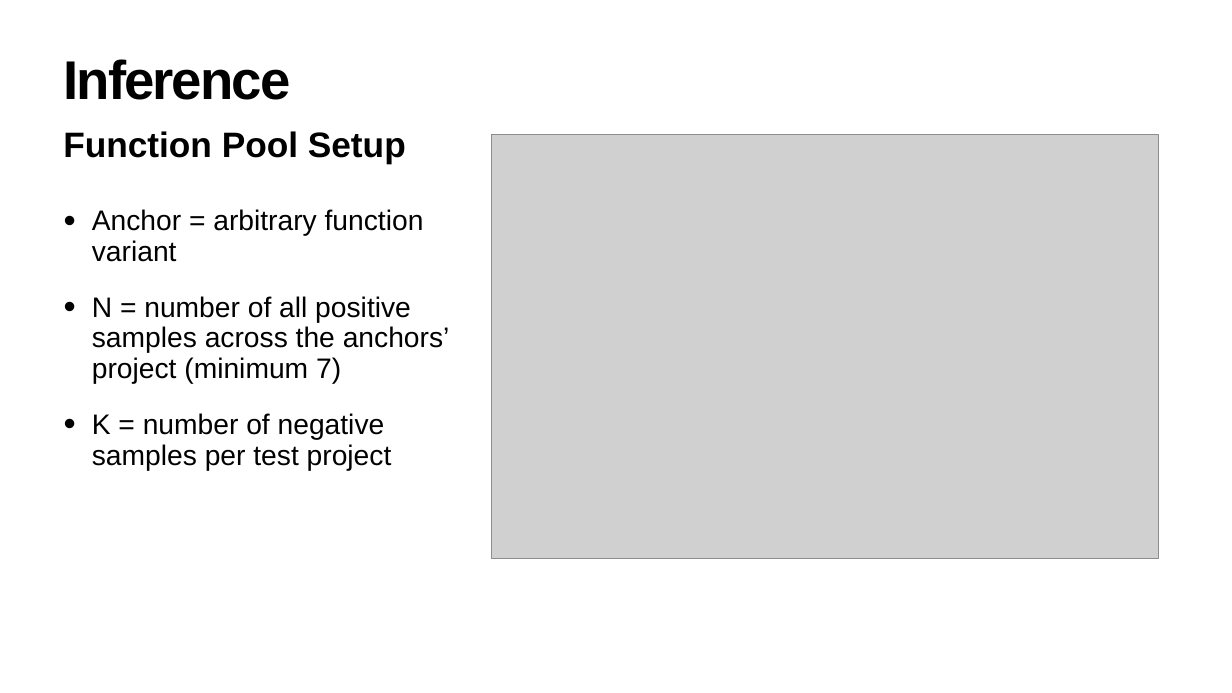
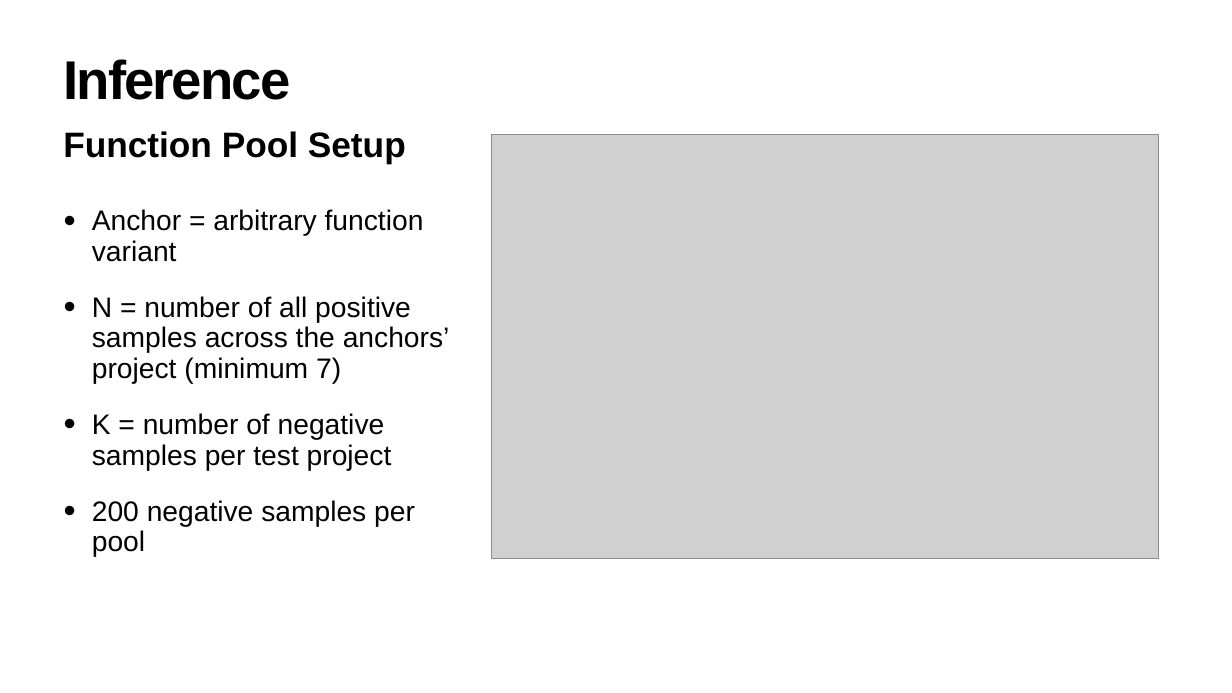
Before and after one commit to julig3ccd/BinAI, a slide deck: slide 9 of presentation/final_presentation.pptx. Drawn at 1232x693 pixels with LibreOffice and Linux fonts; fonts in the diff are those of the drawing; grey boxes stand for pictures. Boxes give left, top, right and bottom in pixels: in the first picture for what was removed or moved away, otherwise in the second. Text is boxed around its words. In the diff, an @@ line names an element or a change of style, - is before the commit and + after.

```diff
--- a/presentation/final_presentation.pptx
+++ b/presentation/final_presentation.pptx
@@ text at [92,500,415,557]: paragraph added @@
+• 200 negative samples per pool
```
Also in this commit, not shown: 1 other slide changed.
